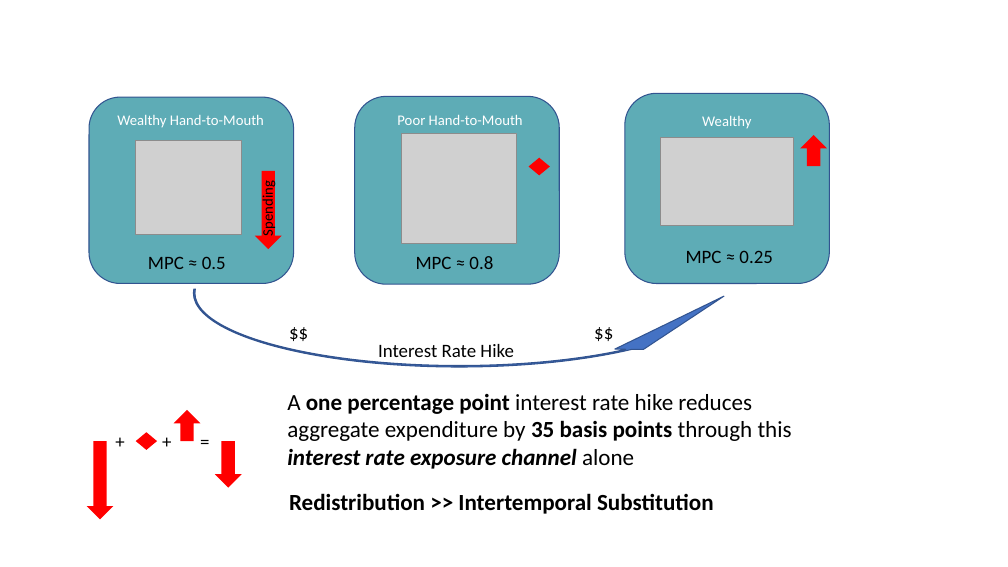
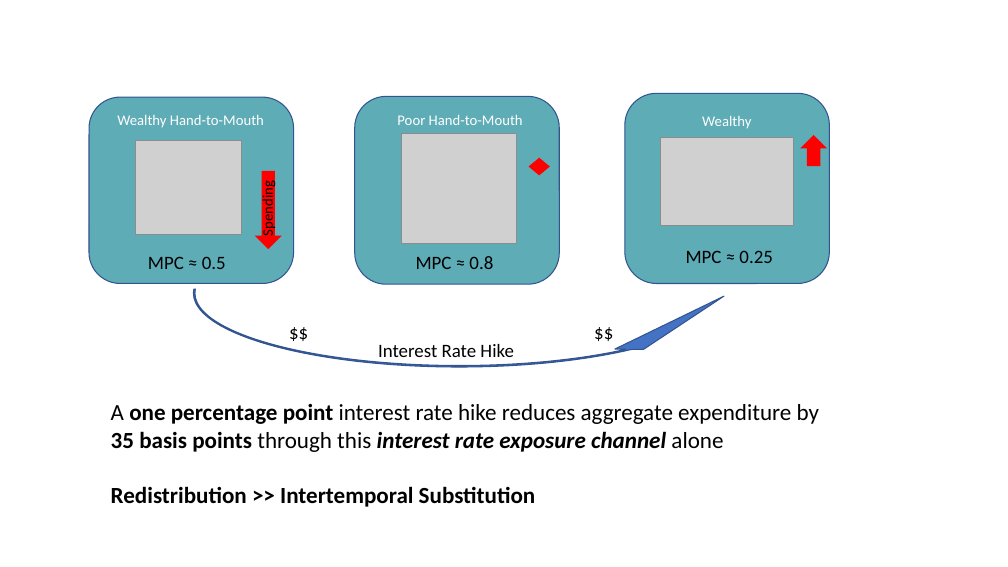
Before and after one commit to edmundcrawley/IncomeUncertaintyGit, a slide deck: slide 3 of Paper/Slides/SlideFigures/InterestRateExposureChannel.pptx. Drawn at 1008x567 pixels with LibreOffice and Linux fonts; fonts in the diff are those of the drawing; grey boxes stand for pictures. Boxes give left, top, right and bottom in pixels: in the first picture for what was removed or moved away, otherwise in the second. Text is boxed around its words. In the diff, an @@ line names an element or a change of style, - is before the commit and + after.

Commit message:
Big update to slides

```diff
--- a/Paper/Slides/SlideFigures/InterestRateExposureChannel.pptx
+++ b/Paper/Slides/SlideFigures/InterestRateExposureChannel.pptx
@@ text "A one percentage point interest ...": place and size @@
-text "A one percentage point interest ..." at [287, 394, 792, 469]
+text "A one percentage point interest ..." at [111, 404, 819, 507]
@@ down arrow removed at [174, 410, 200, 441] @@
@@ down arrow removed at [87, 441, 113, 520] @@
@@ text removed at [110, 426, 123, 456] @@
-+
@@ up down arrow removed at [136, 433, 157, 450] @@
@@ text removed at [157, 426, 170, 456] @@
-+
@@ text removed at [195, 426, 208, 456] @@
-=
@@ down arrow removed at [215, 441, 241, 487] @@
@@ text at [111, 486, 536, 507]: paragraph added @@
+Redistribution >> Intertemporal Substitution
@@ text removed at [289, 493, 714, 514] @@
-Redistribution >> Intertemporal Substitution
```
Also in this commit, not shown: 32 other files.
